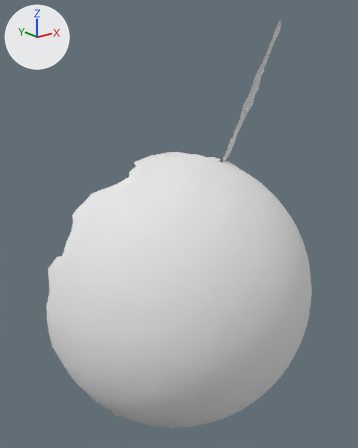
What one commit did to the OBJ model res/pendulum_horizontal/Pendulum_horizontal.000094.obj.
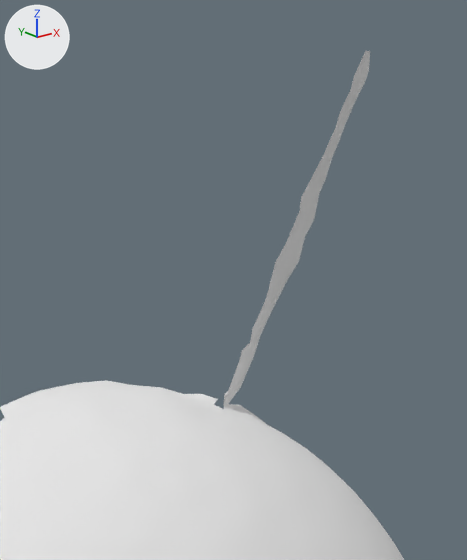
The first picture shows the older version from a 50 mm lens placed at (-449.0, -21.0, 274.0), pointed at (-156.0, 346.0, 127.0). The close-ups show both versions on the part from 37% to 89% of the width and 0% to 50% of the height of that picture. Lighting does not change. The marker at upper left points along +X, +Y and +Z. Where no turn or scale is listed for an object, it has been applied to the vertices.

In view in the first close-up: 'Pendulum_horizontal.000094'.
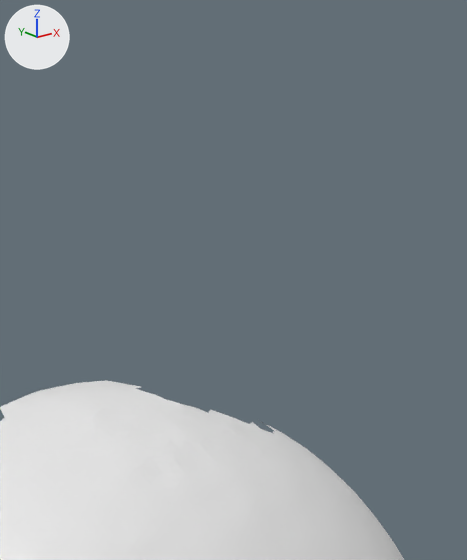
Boxes (x1, y1, x2, y2) around the edits, measured in the close-ups (467 x 560 px):
'Pendulum_horizontal.000094', reshaped
    before: (0, 51, 404, 560)
    after: (0, 380, 404, 560)
part 1 of me_pendulum_horizontal_000094, deleted
    before: (135, 51, 370, 433)

The change, as a diff of the scene's bpy script:
```diff
--- a/res/pendulum_horizontal/Pendulum_horizontal.000094.obj.py
+++ b/res/pendulum_horizontal/Pendulum_horizontal.000094.obj.py
@@ me_pendulum_horizontal_000094 @@
 # used by ob_pendulum_horizontal_000094; location = (0.0, 0.0, 0.0)
-me_pendulum_horizontal_000094.from_pydata(...)  # 5105 vertices, 10083 faces; spans x -279.0..6.0, y 236.0..410.0, z -102.0..319.0
-me_pendulum_horizontal_000094.materials.append(mat_pendulum_horizontal_000094)  # white #e7e7e7
+me_pendulum_horizontal_000094.from_pydata(...)  # 4954 vertices, 9809 faces; spans x -279.0..6.0, y 236.0..410.0, z -102.0..189.0
+# me_pendulum_horizontal_000094 part 1
+# 151 vertices are removed from x -117.0..-38.0, y 324.0..378.0, z 174.0..319.0
+# 274 faces are deleted
```
